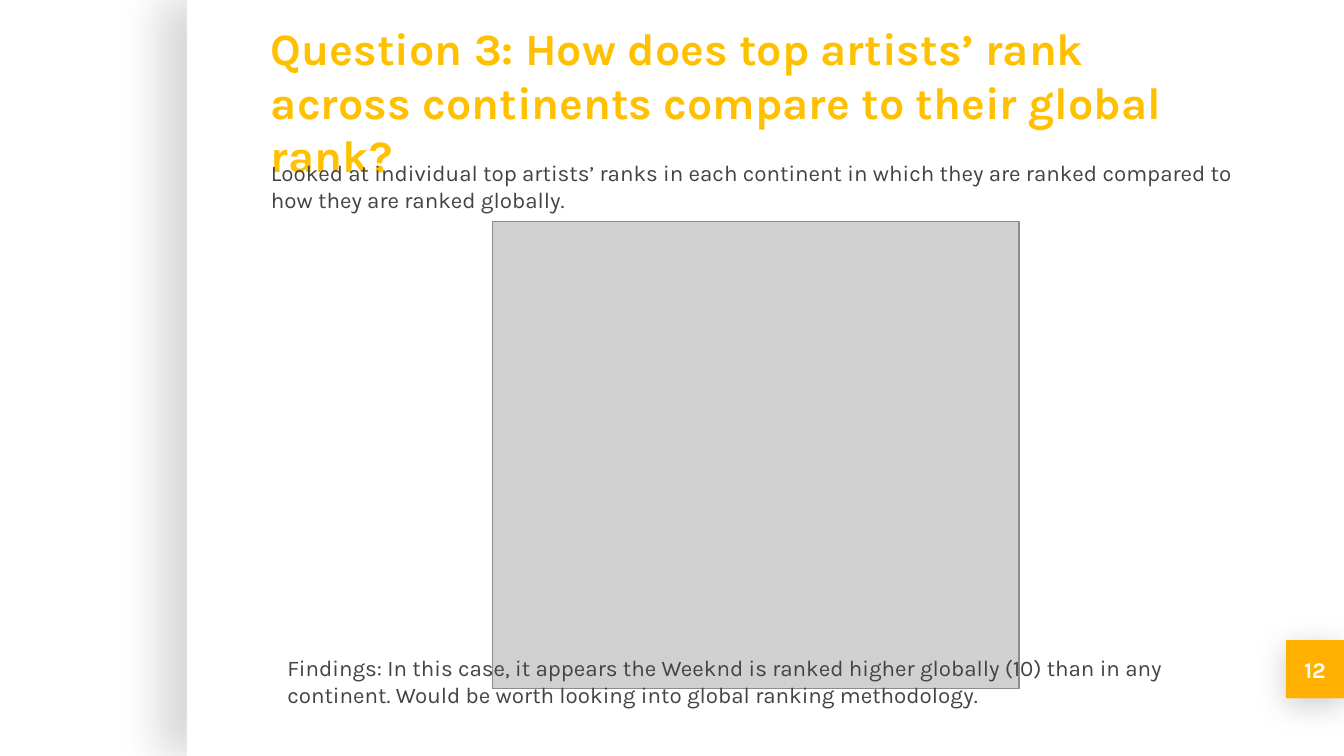
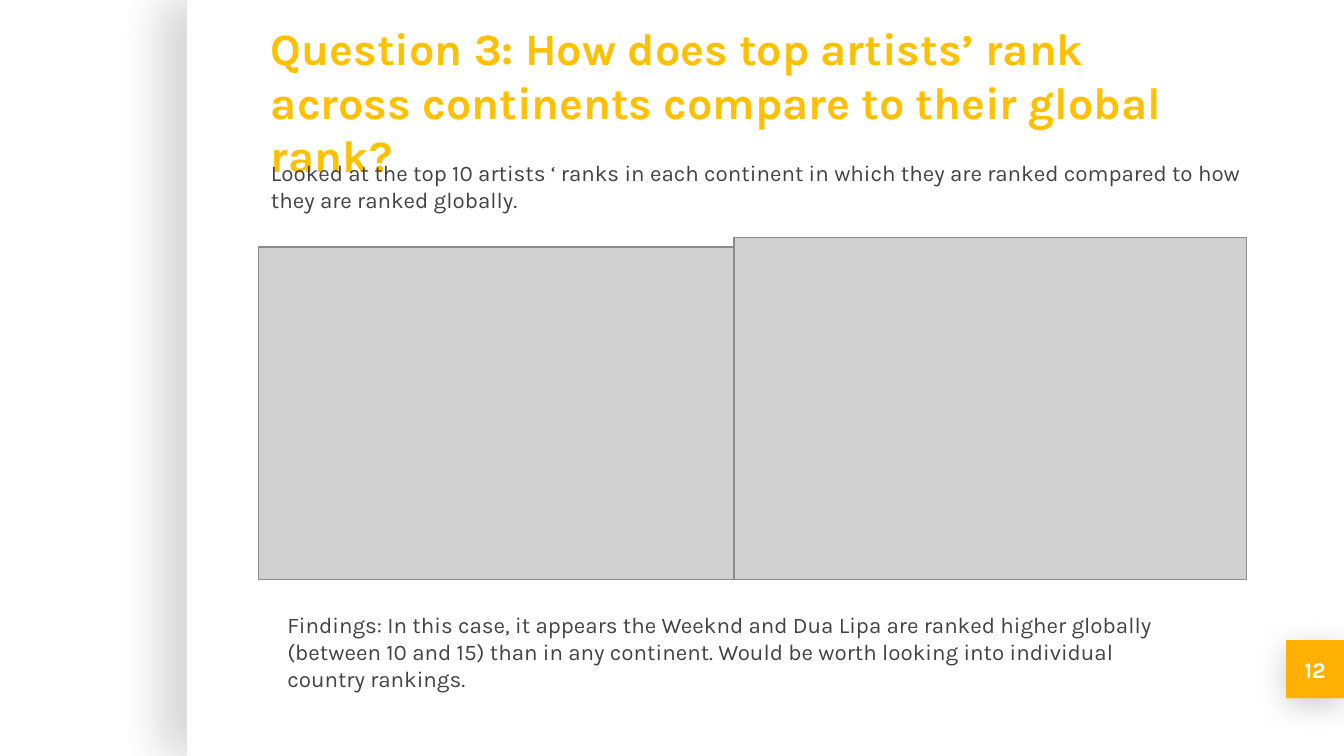
Before and after one commit to michellesimek/project_1, a slide deck: slide 12 of Project 1 PPT.pptx. Drawn at 1344x756 pixels with LibreOffice and Linux fonts; fonts in the diff are those of the drawing; grey boxes stand for pictures; background and template pictures are left out. Boxes give left, top, right and bottom in pixels: in the first picture for what was removed or moved away, otherwise in the second. Text is boxed around its words. In the diff, an @@ line names an element or a change of style, - is before the commit and + after.

Commit message:
Updated Images

```diff
--- a/Project 1 PPT.pptx
+++ b/Project 1 PPT.pptx
@@ text at [271,161,1240,214]: text changed @@
-Looked at individual top artists’ ranks in each continent in which they are ranked compared to how they are ranked globally.
+Looked at the top 10 artists ‘ ranks in each continent in which they are ranked compared to how they are ranked globally.
@@ picture removed at [493,222,1020,689] @@
@@ picture added at [734,238,1247,579] @@
@@ picture added at [258,247,757,579] @@
@@ text at [287,617,1152,693]: text changed @@
-Findings: In this case, it appears the Weeknd is ranked higher globally (10) than in any continent. Would be worth looking into global ranking methodology.
+Findings: In this case, it appears the Weeknd and Dua Lipa are ranked higher globally (between 10 and 15) than in any continent. Would be worth looking into individual country rankings.
```
Also in this commit, not shown: 6 other slides changed, 1 slide added.
